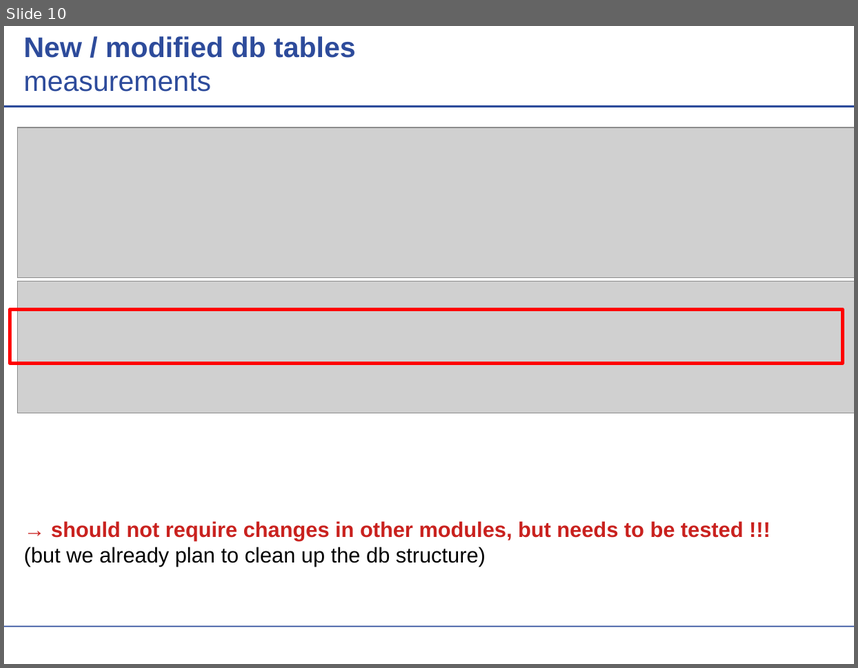
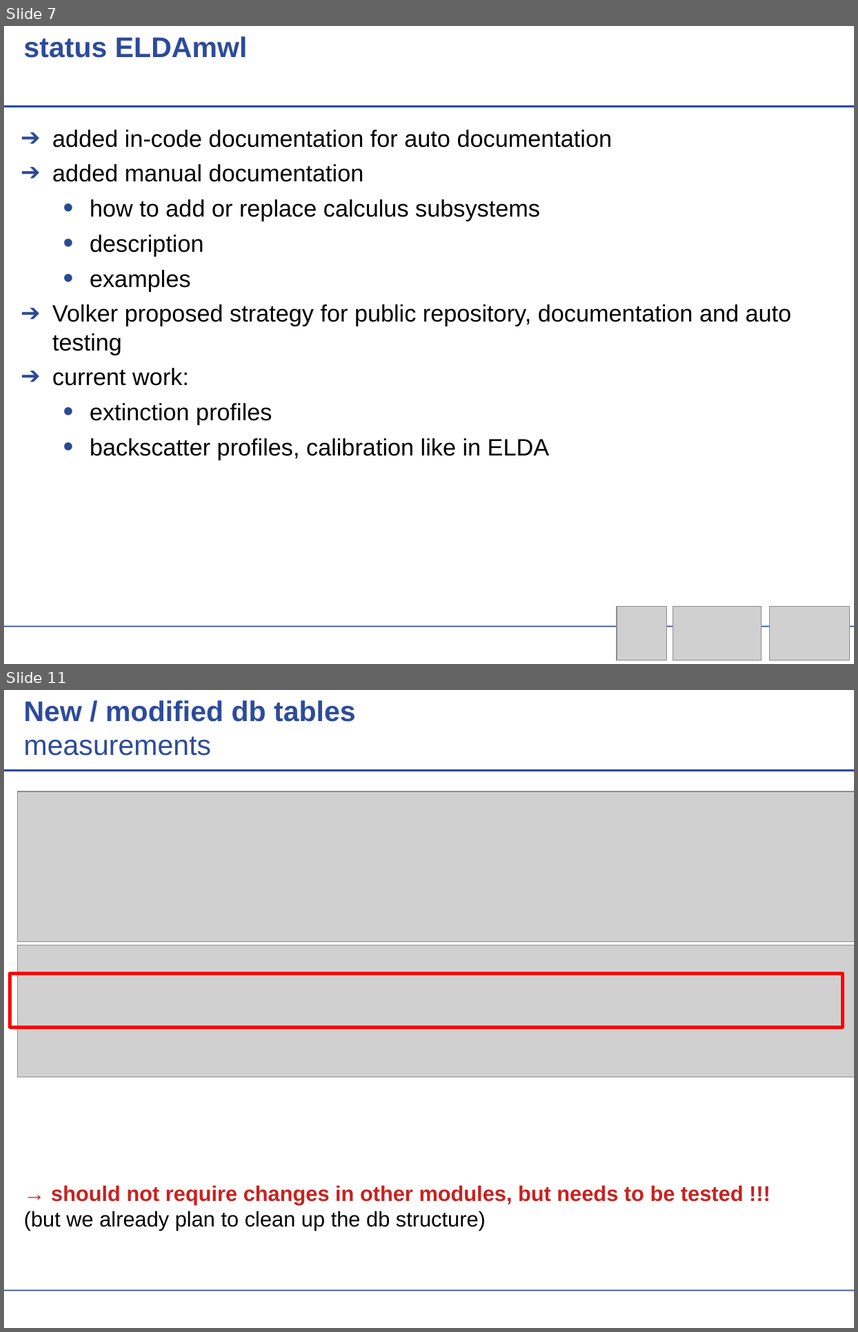
Before and after one commit to actris-scc/ELDAmwl, a slide deck: ELDAmwl.odp. Shown one above the other, each under a label of ours: slide 10 before the commit, slides 7 and 11 after it; the slides between them are not shown. The pictures are 858x668 and 858x1332 pixels, drawn with LibreOffice and Linux fonts; fonts in the diff are those of the drawing; grey boxes stand for pictures; background and template pictures are left out. Boxes give left, top, right and bottom in pixels: in the first picture for what was removed or moved away, otherwise in the second. Text is boxed around its words. In the diff, an @@ line names an element or a change of style, - is before the commit and + after.

Commit message:
new version of ELDAmwl status presentaion

```diff
--- a/ELDAmwl.odp
+++ b/ELDAmwl.odp
@@ slide 7 added at <box>4,26,854,664</box>, background #FFFFFF; not listed: 2 template elements that a slide beside it also shows @@
@@ text added at <box>24,36,248,58</box>, 24 pt, text #2D4B9B, bold @@
+status ELDAmwl
@@ text added at <box>52,129,792,459</box>, 20 pt, text #000000 @@
+➔ added in-code documentation for auto documentation
+➔ added manual documentation
+  • how to add or replace calculus subsystems
+  • description
+  • examples
+➔ Volker proposed strategy for public repository, documentation and auto testing
+➔ current work:
+  • extinction profiles
+  • backscatter profiles, calibration like in ELDA
@@ picture added at <box>617,606,667,659</box> @@
@@ picture added at <box>673,606,762,659</box> @@
@@ picture added at <box>770,606,850,659</box> @@
@@ what was slide 10 is now slide 11 @@
```
Also in this commit, not shown: 18 slides changed, 2 other slides added, 1 slide removed, 1 other file.
